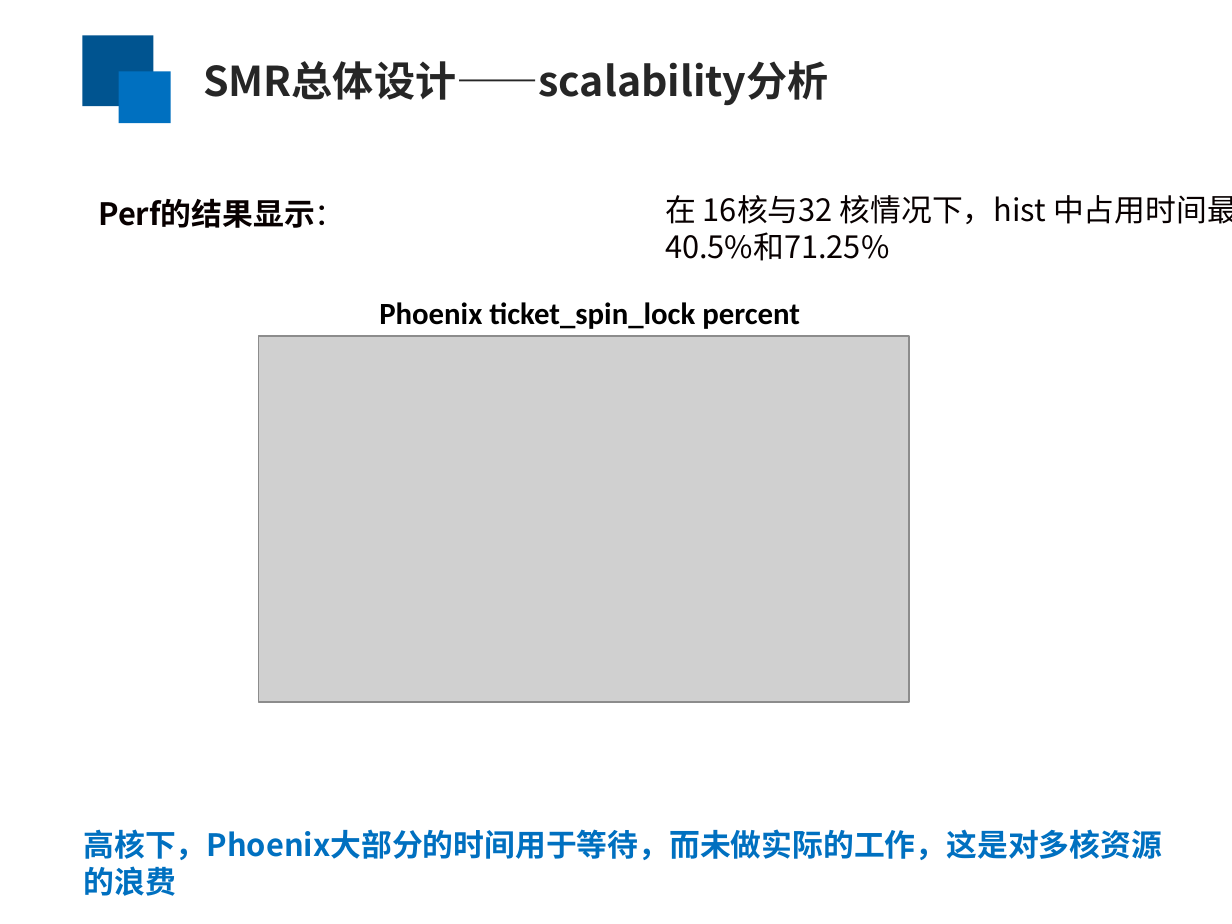
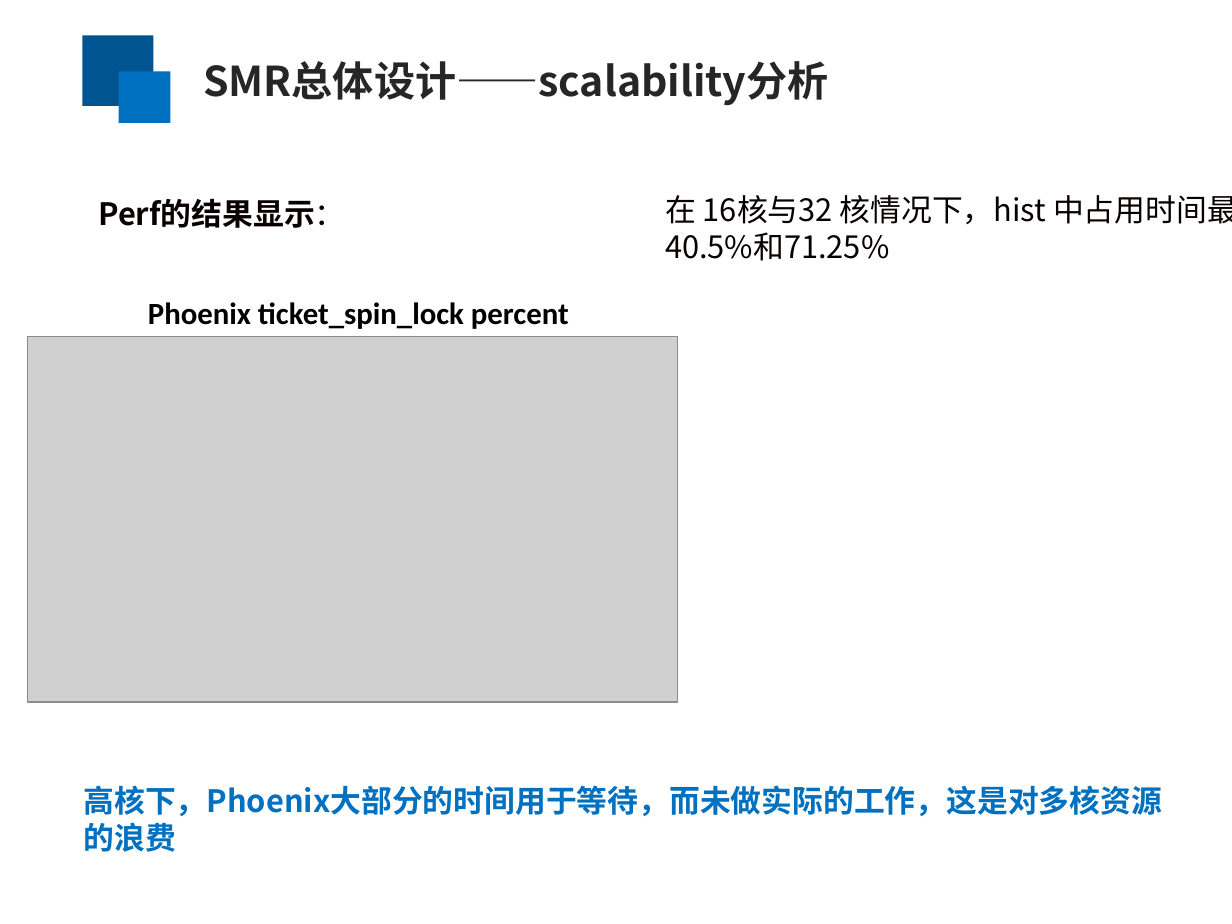
Before and after one commit to yufenyu/work, a slide deck: slide 14 of dmr_paper/paper/chinaSys-2016.ppt. Drawn at 1232x924 pixels with LibreOffice and Linux fonts; fonts in the diff are those of the drawing; grey boxes stand for pictures. Boxes give left, top, right and bottom in pixels: in the first picture for what was removed or moved away, otherwise in the second. Text is boxed around its words. In the diff, an @@ line names an element or a change of style, - is before the commit and + after.

```diff
--- a/dmr_paper/paper/chinaSys-2016.ppt
+++ b/dmr_paper/paper/chinaSys-2016.ppt
@@ text "Phoenix ticket_spin_lock percent": place and size @@
-text "Phoenix ticket_spin_lock percent" at bbox=[379, 302, 800, 329]
+text "Phoenix ticket_spin_lock percent" at bbox=[148, 302, 569, 329]
@@ picture: place and size @@
-picture at bbox=[259, 336, 909, 702]
+picture at bbox=[27, 336, 678, 702]
@@ text "高核下，Phoenix大部分的时间用于等待，而未做实际的工作，这是对多核资源的浪费": place and size @@
-text "高核下，Phoenix大部分的时间用于等待，而未做实际的工作，这是对多核资源的浪费" at bbox=[84, 829, 1163, 896]
+text "高核下，Phoenix大部分的时间用于等待，而未做实际的工作，这是对多核资源的浪费" at bbox=[84, 785, 1163, 852]
```
Also in this commit, not shown: 4 other slides changed.
